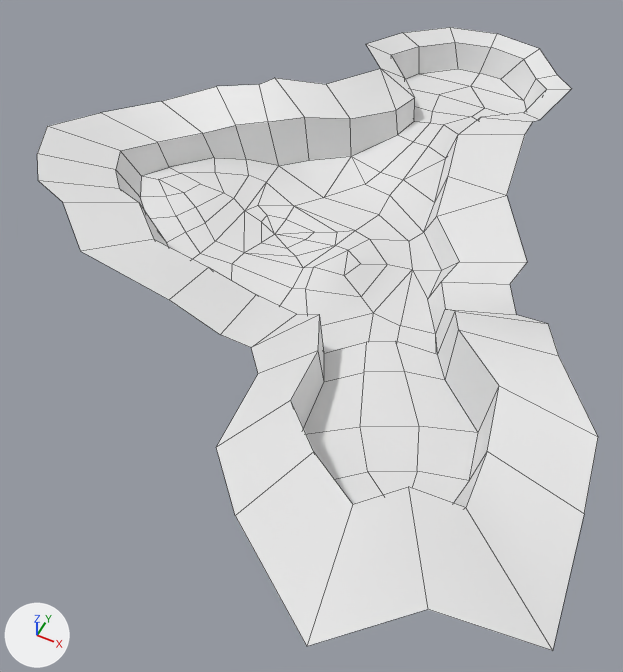
One commit to the FBX model Assets/Models/Levels/DesertTemple/DesertTemple.fbx: the scene before it, then after it.
One viewpoint serves both versions: a 50 mm camera at (107.0, -421.0, 260.0) aimed at (-5.0, -196.0, -20.0). Every picture has the same lights, and +X, +Y and +Z are marked at lower left. Mesh edges are drawn as thin lines. Where no turn or scale is listed for an object, it has been applied to the vertices.

The first picture shows 'Terrain'.
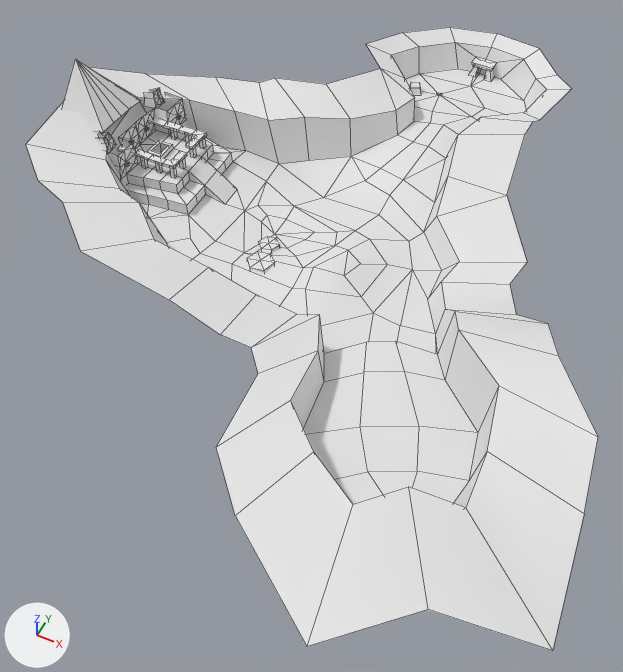
What differs and where, as boxes [x1, y1, x2, y2] in the pictures (623 x 672 px; the box of a moved part takes in the faces that stretch with it):
'Terrain', reshaped
    before: [37, 27, 598, 651]
    after: [26, 27, 598, 651]
part 1 of me_plane_001, built on
    before: [37, 78, 351, 259]
    after: [26, 59, 351, 273]
part 2 of me_plane_001, added
    after: [410, 42, 524, 101]
part 3 of me_plane_001, moved or reshaped
    both: [324, 135, 428, 215]

What the commit changed:
Material 'templeTex' (mat_templetex) is new.
Its base color is (0.8, 0.8, 0.8) (white #e7e7e7).
Material 'camp' (mat_camp) is new.
Its base color is (0.8, 0.8, 0.8) (white #e7e7e7).
me_plane_001 is used by ob_terrain; location (0.0, 0.0, 0.0).
me_plane_001 had 199 vertices, 195 faces and spanned x -168.0..124.0, y -340.0..20.0, z -12.0..40.0.
me_plane_001 now has 605 vertices, 576 faces and spans x -163.0..124.0, y -340.0..27.0, z -12.0..48.0.
me_plane_001 part 1: 13 vertices moved from x -168.0..-67.0, y -183.0..-88.0, z -8.0..20.0 to x -163.0..-67.0, y -188.0..-88.0, z -7.0..32.0; 18 vertices removed from x -119.0..-69.0, y -181.0..-111.0, z -11.0..3.0; 359 vertices added at x -153.0..-32.0, y -187.0..-111.0, z -9.0..48.0.
me_plane_001 part 2: 65 vertices added at x -31.0..20.0, y -34.0..27.0, z -2.0..6.0.
me_plane_001 part 3: 2 vertices moved from x -20.0..-15.0, y -109.0..-102.0, z -4.0..0.0 to x -20.0..-15.0, y -109.0..-102.0, z -2.0..2.0.
me_plane_001 now uses material mat_templetex (white #e7e7e7).
me_plane_001 now uses material mat_camp (white #e7e7e7).
